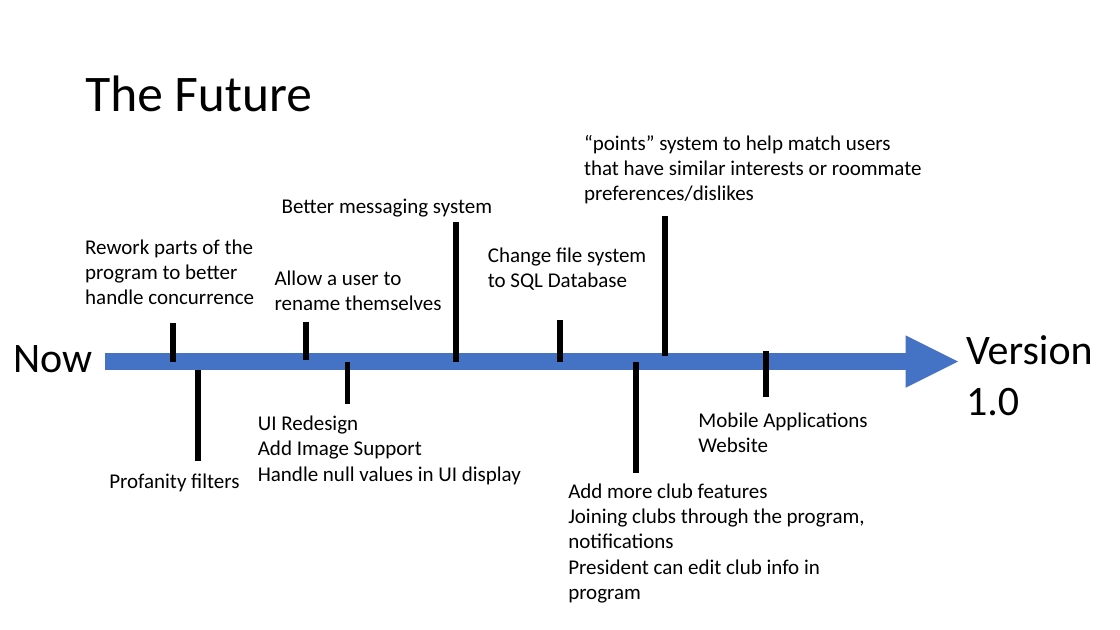
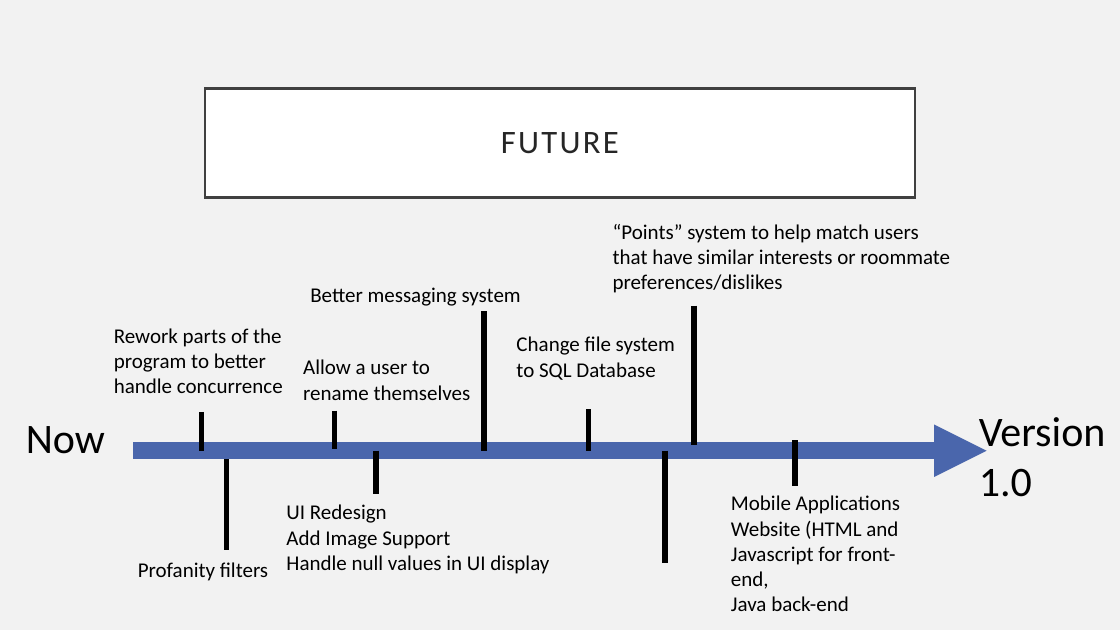
Before and after one commit to Androidrox/CollegeConnect, a slide deck: slide 14 of Presentation for Monday - CollegeConnect.pptx (slide 12 before the commit). Drawn at 1120x630 pixels with LibreOffice and Linux fonts; fonts in the diff are those of the drawing. Boxes give left, top, right and bottom in pixels: in the first picture for what was removed or moved away, otherwise in the second. Text is boxed around its words. In the diff, an @@ line names an element or a change of style, - is before the commit and + after.

Commit message:
Updated Presentation

```diff
--- a/Presentation for Monday - CollegeConnect.pptx
+++ b/Presentation for Monday - CollegeConnect.pptx
@@ background #FFFFFF to #F2F2F2 @@
@@ title "FUTURE": place and size @@
-title "FUTURE" at box(85, 75, 311, 112)
+title "FUTURE" at box(205, 88, 915, 197)
@@ title "FUTURE" at box(205, 88, 915, 197): fill none to #FFFFFF; outline none to #404040 2.5 pt @@
@@ title at box(501, 132, 619, 154): text changed; size 44 to 28 pt; text colour #000000 to #262626 @@
-The Future
+FUTURE
@@ text at box(613, 224, 950, 293): text changed @@
-“points” system to help match users that have similar interests or roommate preferences/dislikes
+“Points” system to help match users that have similar interests or roommate preferences/dislikes
@@ line removed from (306, 322) to (306, 360) @@
@@ line moved from (636, 361) - (636, 474) to (694, 306) - (694, 445) @@
@@ arrow removed from (105, 361) to (959, 361) @@
@@ text "Now": place and size @@
-text "Now" at box(13, 345, 92, 373)
+text "Now" at box(26, 426, 105, 454)
@@ line moved from (198, 360) - (198, 461) to (202, 412) - (202, 451) @@
@@ line moved from (348, 361) - (348, 404) to (334, 411) - (334, 450) @@
@@ 6 texts, 3 lines: place and size @@
-6 texts, 3 lines at box(85, 198, 766, 492)
+6 texts, 3 lines at box(114, 287, 795, 581)
@@ text removed at box(698, 412, 867, 452) @@
-Mobile Applications
-Website
@@ text "Version 1.0": place and size @@
-text "Version 1.0" at box(966, 335, 1093, 416)
+text "Version 1.0" at box(979, 417, 1106, 497)
@@ arrow added from (134, 451) to (987, 451), #4A66AC 15 pt @@
@@ line added from (227, 450) to (227, 550), #000000 5 pt @@
@@ line moved from (173, 323) - (173, 361) to (376, 451) - (376, 494) @@
@@ line moved from (665, 217) - (665, 356) to (665, 451) - (665, 563) @@
@@ text removed at box(568, 483, 865, 603) @@
-Add more club features
-Joining clubs through the program, notifications
-President can edit club info in program
@@ text added at box(731, 495, 900, 611), 18 pt, text #000000 @@
+Mobile Applications
+Website (HTML and Javascript for front-end,
+Java back-end
```
Also in this commit, not shown: 2 other slides changed, 6 slides added, 4 slides removed.
